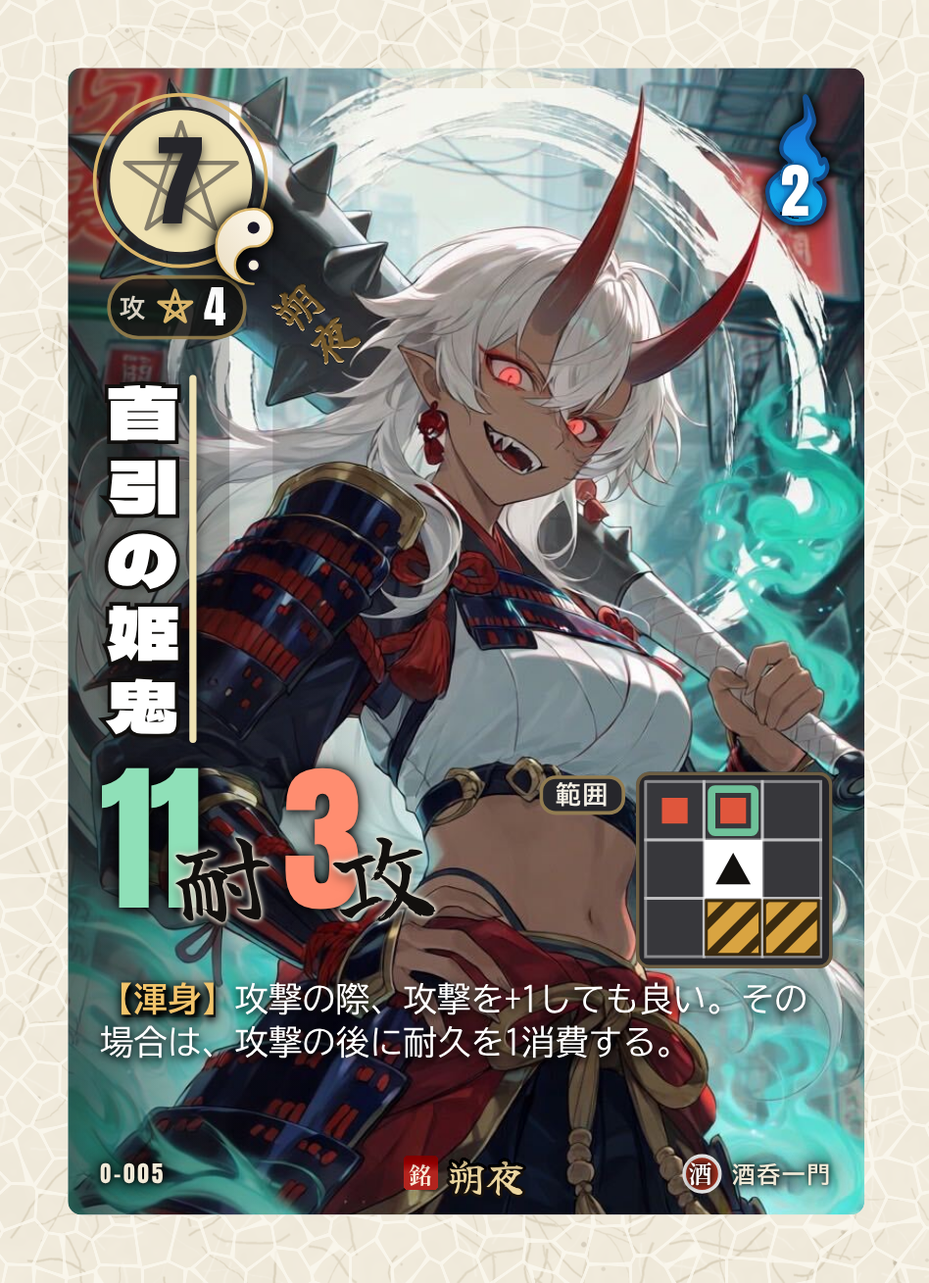
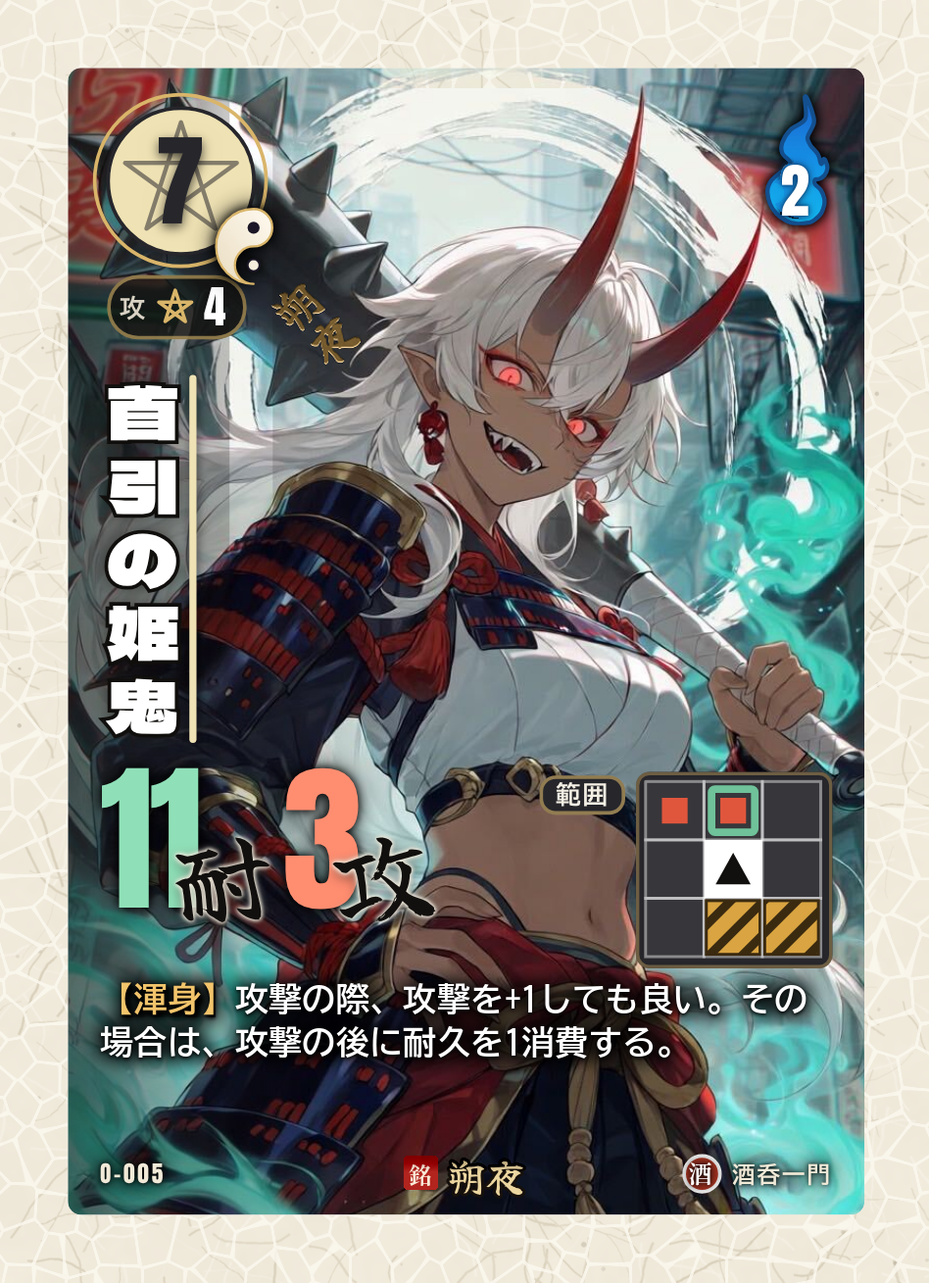
Revision of a layered 929×1283 image; what changed, layer by layer:
removed layer "11c_効果文_白文字(影なし)" over bbox(99, 979, 806, 1059)
removed layer "11b_効果文の影_内側(0 1px 2px 黒90%)" (was 90%) over bbox(92, 975, 815, 1070)
removed layer "11a_効果文の影_外側(0 0 4px 黒60%)" (was 60%) over bbox(85, 964, 824, 1075)
added layer "11c_効果文_白文字_太字(影なし)" above "11b_効果文の影_内側(下に少し・黒95%)" over bbox(99, 979, 807, 1059)
added layer "11b_効果文の影_内側(下に少し・黒95%)" (95%) above "11a_効果文の影_外側(広め・黒85%)" over bbox(96, 977, 811, 1065)
added layer "11a_効果文の影_外側(広め・黒85%)" (85%) above "札(効果文なし・銘入り)" over bbox(81, 961, 826, 1078)
